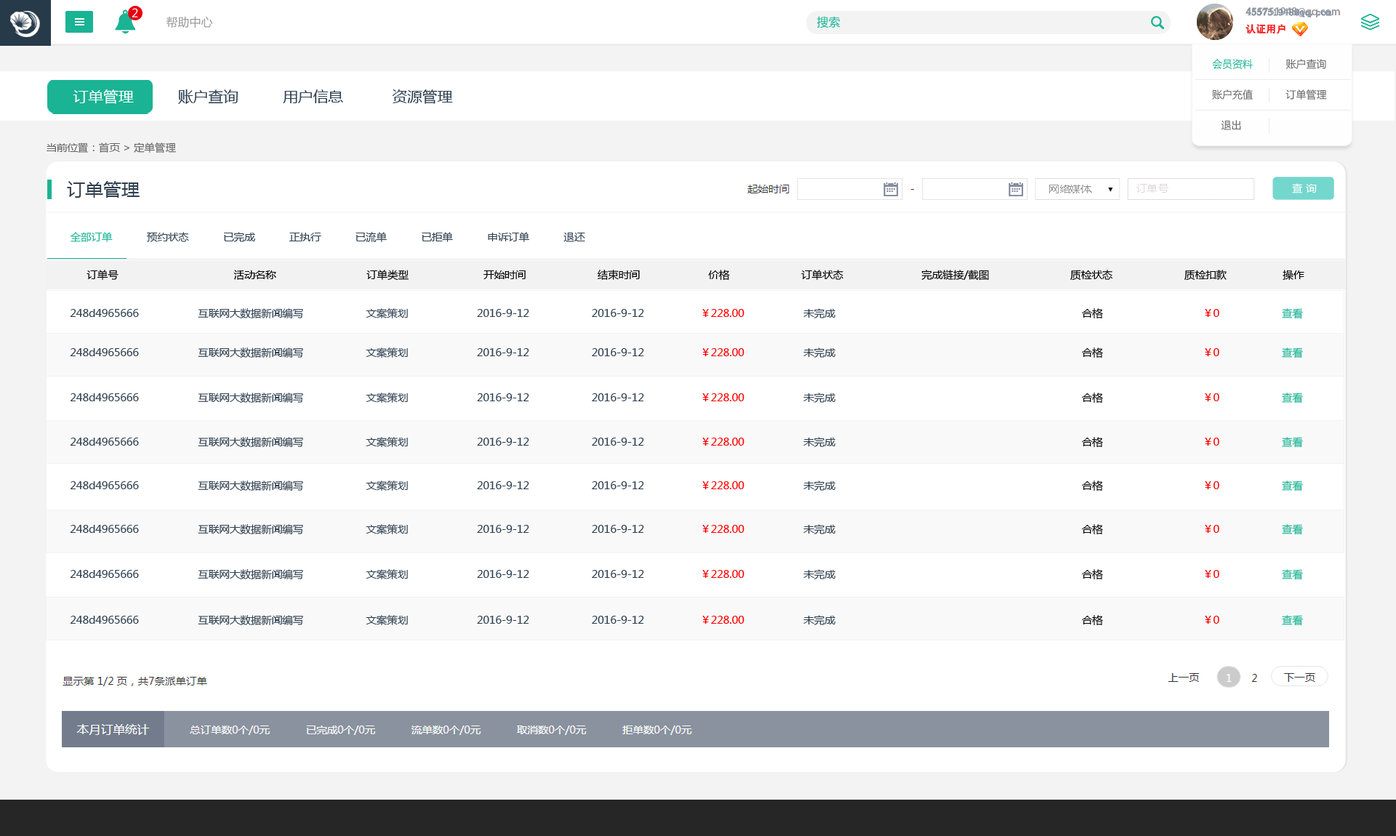
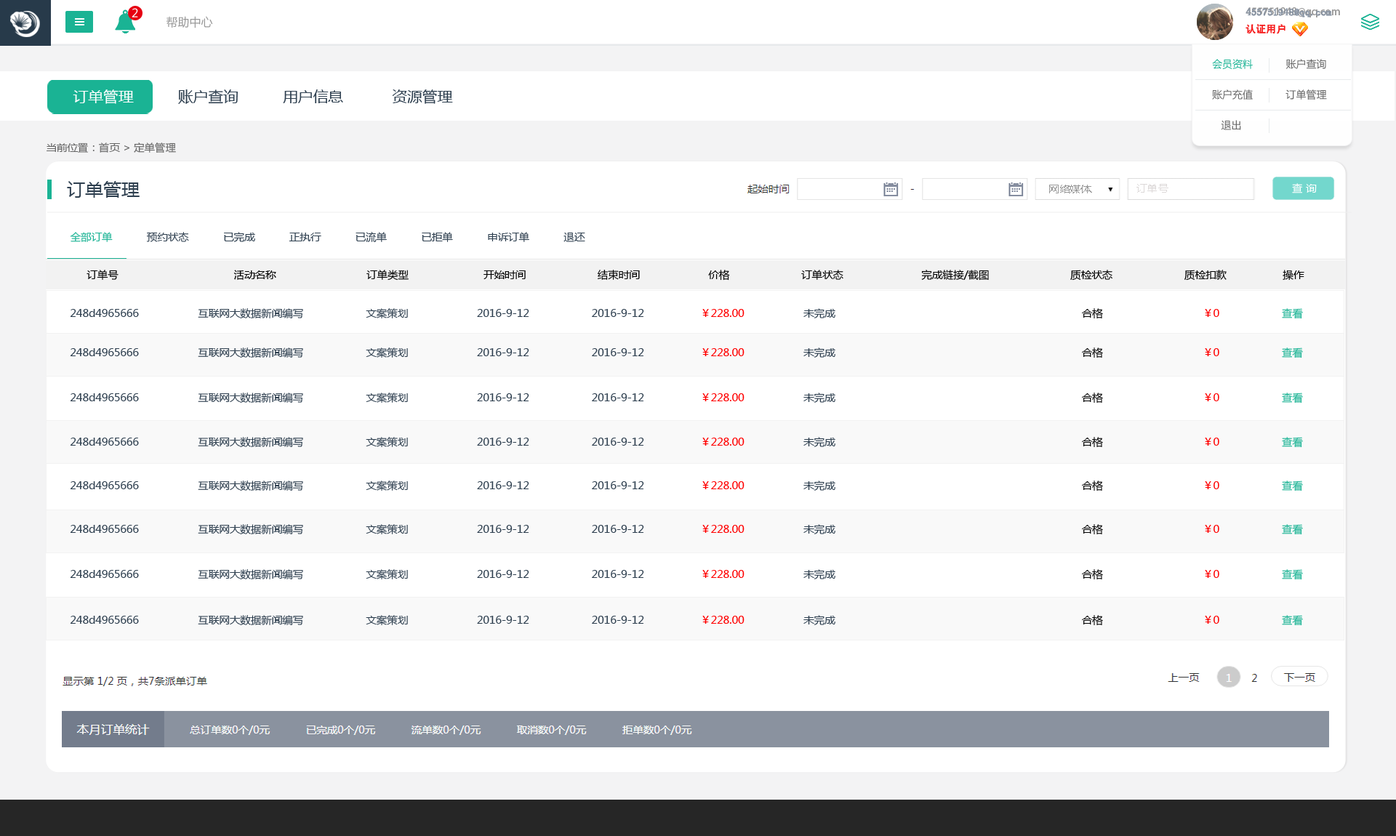
Two versions of the same layered image (1396×836). Layer-by-layer changes:
hid group "搜索框" (3 layers) over [806, 10, 1171, 35]
